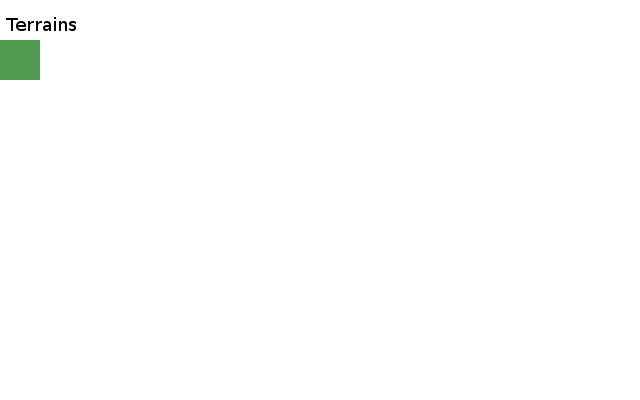
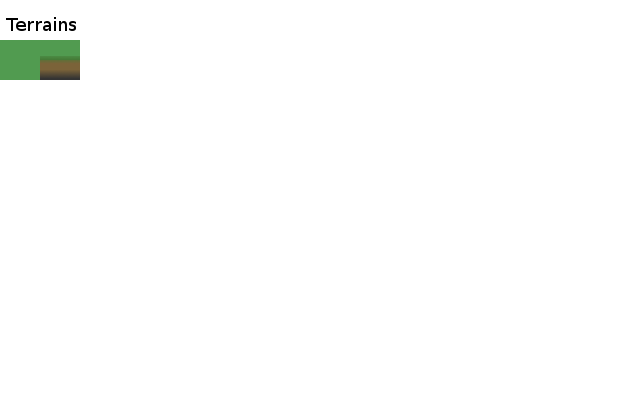
Before/after of a 640 × 400 layered artwork. What changed in the layer stack:
painted on "Sprites" over 40, 40, 80, 80
